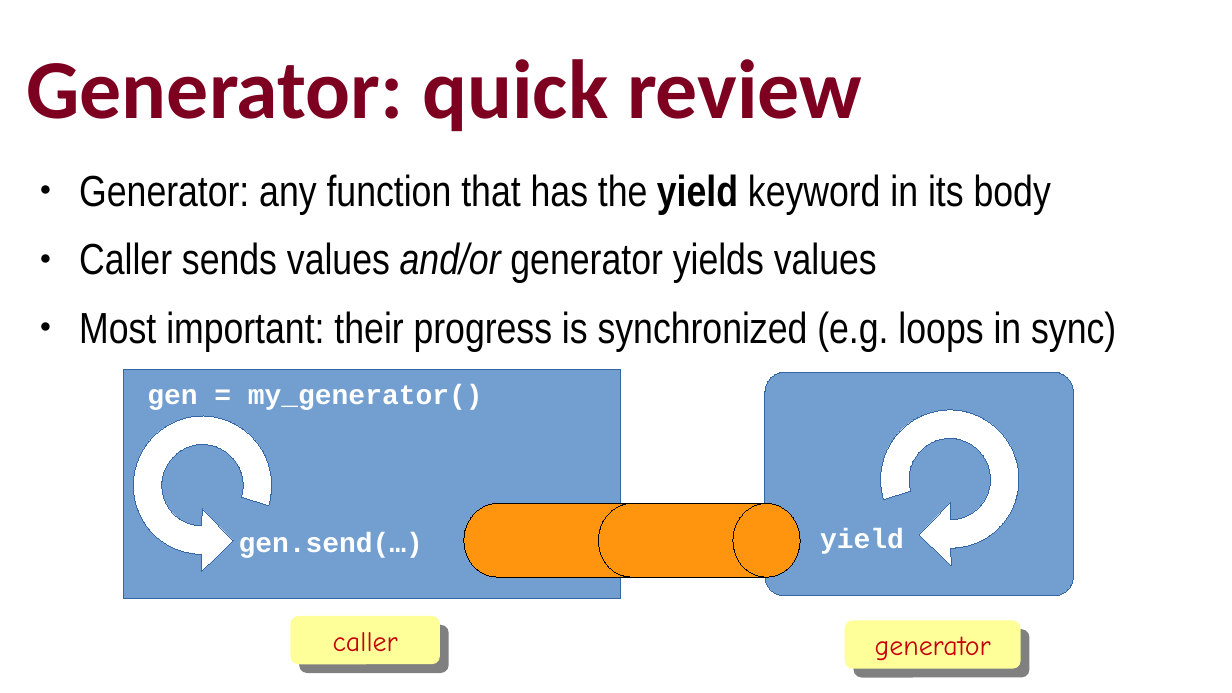
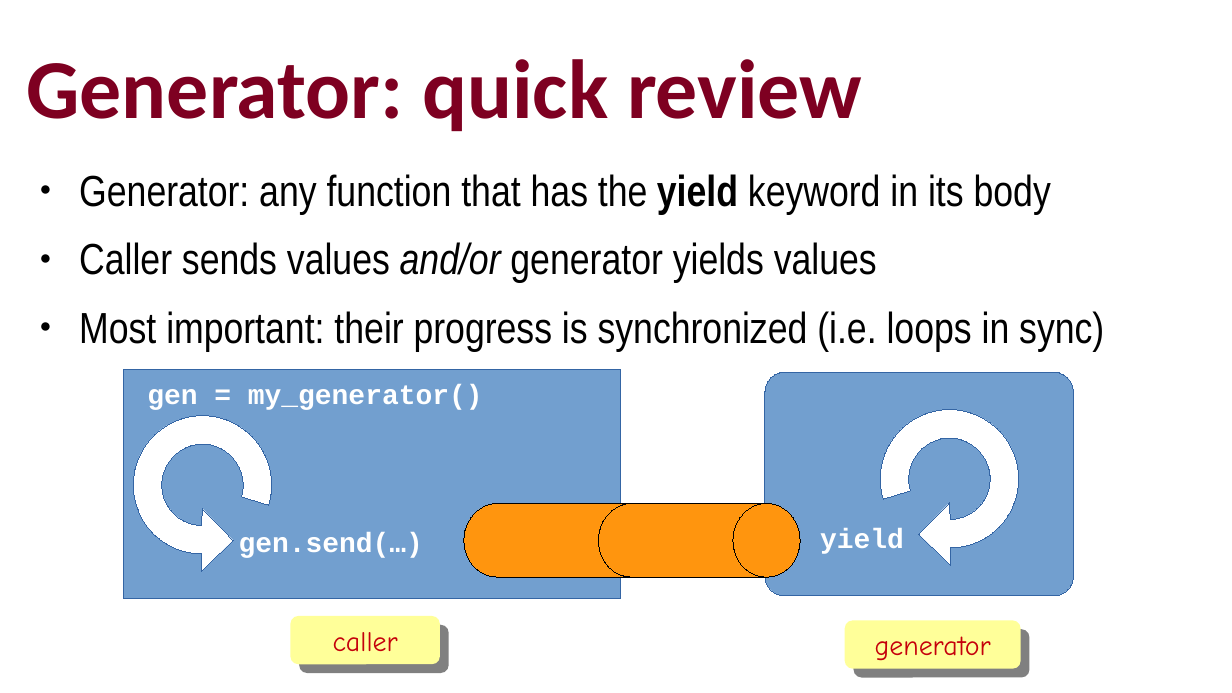
Before and after one commit to ramalho/platespinning, a slide deck: slide 5 of plate-spinning-oscon-eu.odp. Drawn at 1232x693 pixels with LibreOffice and Linux fonts; fonts in the diff are those of the drawing. Boxes give left, top, right and bottom in pixels: in the first picture for what was removed or moved away, otherwise in the second. Text is boxed around its words. In the diff, an @@ line names an element or a change of style, - is before the commit and + after.

```diff
--- a/plate-spinning-oscon-eu.odp
+++ b/plate-spinning-oscon-eu.odp
@@ text at (79,311,1104,352): text changed @@
-● Most important: their progress is synchronized (e.g. loops in sync)
+● Most important: their progress is synchronized (i.e. loops in sync)
@@ freeform shape at (875,403,1025,554): outline redrawn @@
```
Also in this commit, not shown: 12 other slides changed, 4 slides added, 1 slide removed, 3 other files.
